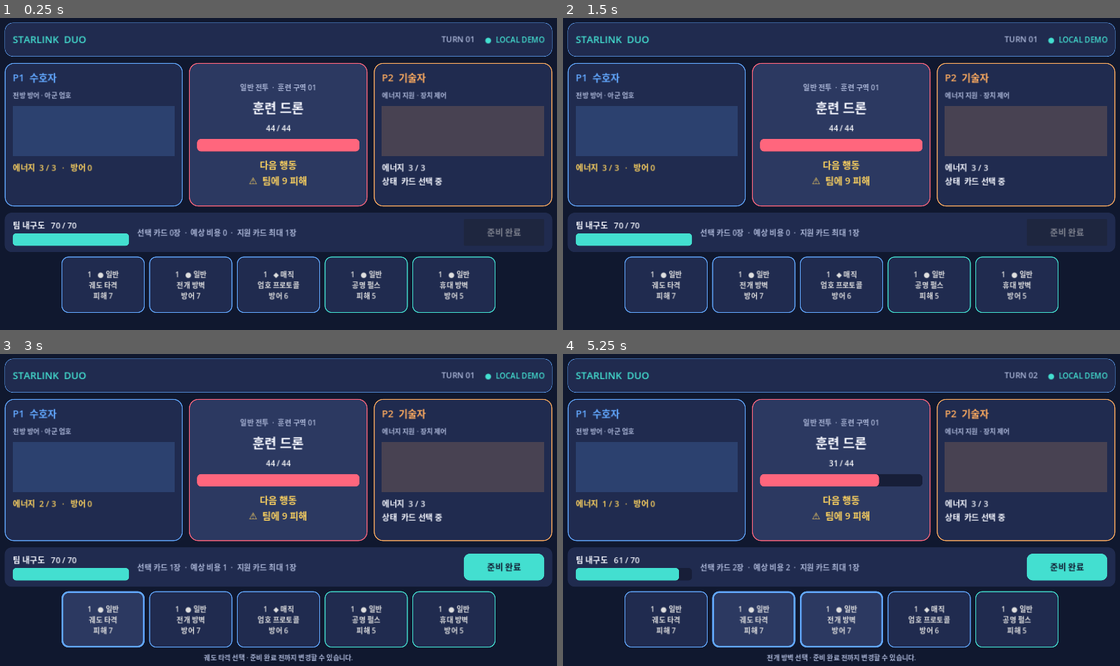
Above: before the commit, frames 1-4 (two rows, left to right).
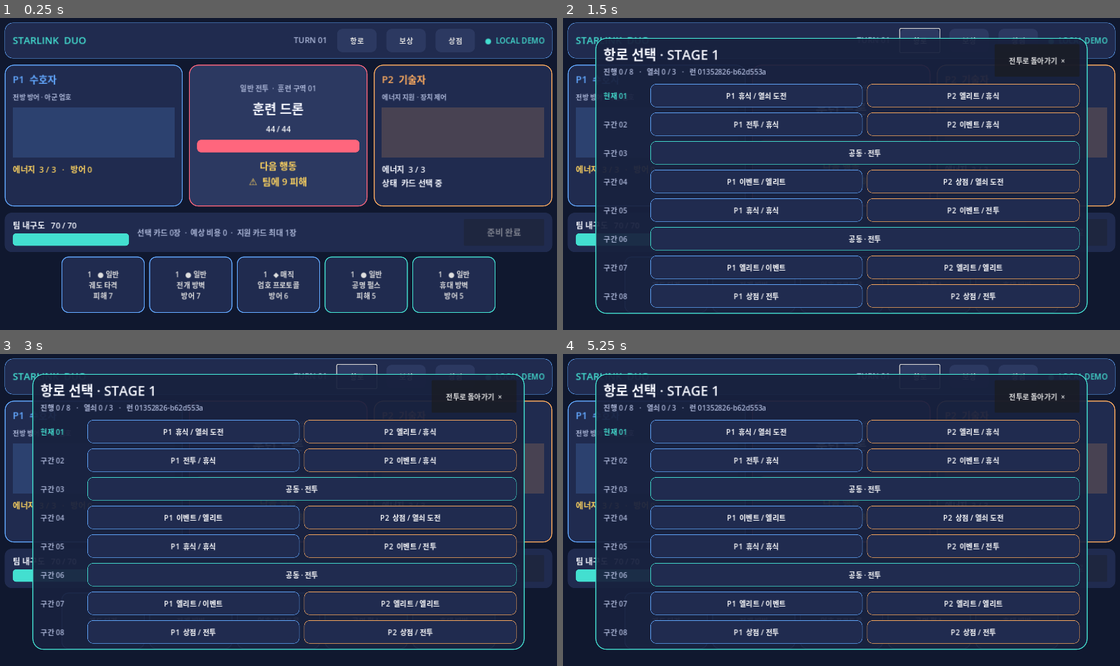
Above: after the commit, the same moments.

Repository: wjdals988/starlinkduo
Game: Godot game, scene res://src/ui/main.tscn
Two runs of this game, one before a commit and one after it. Both use one fixed random seed, a clock stepped at 60 frames per second and the inputs below.
Inputs (mouse positions are in pixels of both pictures, inside the frame that each line leads up to):
- Up to frame 1 (0.25 s): no input
- Up to frame 2 (1.5 s): click (919, 39) at 0.5 s, where only the run after the commit has a clickable "항로"; click (969, 39) at 1.25 s, where only the run after the commit has a clickable "보상"
- Up to frame 3 (3 s): click (456, 375) at 2 s, where only the run after the commit has a clickable "상점"; click "1 ● 일반 궤도 타격 피해 7" at 2.75 s
- Up to frame 4 (5.25 s): click (1064, 566) at 3.5 s, where only the run before the commit has a clickable "준비 완료"; click "1 ● 일반 궤도 타격 피해 7" at 4.25 s; click "1 ● 일반 전개 방벽 방어 7" at 5 s

The runs differ from the first frame. In frame 1, 4.7% of the frame differs, in the area x 0-100%, y 5-55%; in frame 2, 30%; in frame 3, 32%, in the area x 0-100%, y 3-99%; in frame 4, 32%.

Commit message:
feat: connect run map rewards and shop UI

Diff:
--- a/src/ui/main.gd
+++ b/src/ui/main.gd
@@ -14,6 +14,7 @@
 var engine: CombatEngine
 var state: CombatState
 var catalog: Dictionary
+var run_coordinator: RunCoordinator
 var selected_plays: Array[Dictionary] = []
 var selected_hand_indices: Array[int] = []
 var selected_energy: int = 0
@@ -28,9 +29,15 @@
 var ready_button: Button
 var turn_label: Label
 var log_label: Label
+var overlay: PanelContainer
+var overlay_title: Label
+var overlay_subtitle: Label
+var overlay_content: VBoxContainer
 
 func _ready() -> void:
 	catalog = DemoCardCatalog.build()
+	run_coordinator = RunCoordinator.new(catalog)
+	run_coordinator.resume_or_start(20260902)
 	engine = CombatEngine.new(catalog)
 	state = engine.create_demo_combat()
 	_build_interface()
@@ -58,6 +65,7 @@
 	root.add_child(_build_top_bar())
 	root.add_child(_build_battlefield())
 	root.add_child(_build_hand_section())
+	_build_overlay()
 
 func _build_top_bar() -> Control:
 	var panel := PanelContainer.new()
@@ -78,6 +86,15 @@
 	turn_label.add_theme_font_size_override("font_size", 18)
 	turn_label.add_theme_color_override("font_color", COLOR_MUTED)
 	row.add_child(turn_label)
+
+	for item in [["항로", _show_map], ["보상", _show_reward], ["상점", _show_shop]]:
+		var navigation := Button.new()
+		navigation.text = item[0]
+		navigation.custom_minimum_size = Vector2(88, 42)
+		navigation.add_theme_font_size_override("font_size", 16)
+		navigation.add_theme_stylebox_override("normal", _panel_style(COLOR_PANEL_SOFT, 12))
+		navigation.pressed.connect(item[1])
+		row.add_child(navigation)
 
 	var connection := Label.new()
 	connection.text = "●  LOCAL DEMO"
@@ -230,6 +247,137 @@
 	log_label.add_theme_color_override("font_color", COLOR_MUTED)
 	section.add_child(log_label)
 	return section
+
+func _build_overlay() -> void:
+	overlay = PanelContainer.new()
+	overlay.set_anchors_preset(Control.PRESET_FULL_RECT)
+	overlay.offset_left = 90
+	overlay.offset_top = 54
+	overlay.offset_right = -90
+	overlay.offset_bottom = -54
+	overlay.add_theme_stylebox_override("panel", _panel_style(Color("#18213eeF"), 24, COLOR_CYAN, 2))
+	overlay.visible = false
+	add_child(overlay)
+	var column := VBoxContainer.new()
+	column.add_theme_constant_override("separation", 16)
+	overlay.add_child(column)
+	var header := HBoxContainer.new()
+	column.add_child(header)
+	var titles := VBoxContainer.new()
+	titles.size_flags_horizontal = Control.SIZE_EXPAND_FILL
+	header.add_child(titles)
+	overlay_title = Label.new()
+	overlay_title.add_theme_font_size_override("font_size", 30)
+	overlay_title.add_theme_color_override("font_color", COLOR_TEXT)
+	titles.add_child(overlay_title)
+	overlay_subtitle = Label.new()
+	overlay_subtitle.add_theme_font_size_override("font_size", 16)
+	overlay_subtitle.add_theme_color_override("font_color", COLOR_MUTED)
+	titles.add_child(overlay_subtitle)
+	var close := Button.new()
+	close.text = "전투로 돌아가기  ×"
+	close.custom_minimum_size = Vector2(190, 48)
+	close.pressed.connect(func() -> void: overlay.hide())
+	header.add_child(close)
+	overlay_content = VBoxContainer.new()
+	overlay_content.size_flags_vertical = Control.SIZE_EXPAND_FILL
+	overlay_content.add_theme_constant_override("separation", 12)
+	column.add_child(overlay_content)
+
+func _clear_overlay() -> void:
+	for child in overlay_content.get_children():
+		child.queue_free()
+	overlay.show()
+
+func _show_map() -> void:
+	_clear_overlay()
+	var run := run_coordinator.run
+	overlay_title.text = "항로 선택 · STAGE %d" % run.stage
+	overlay_subtitle.text = "진행 %d / 8   ·   열쇠 %d / 3   ·   런 %s" % [run.step, run.keys.count(true), run.run_id]
+	var stage: Dictionary = run.map.stages[run.stage - 1]
+	for step_data in stage.steps:
+		var row := HBoxContainer.new()
+		row.add_theme_constant_override("separation", 10)
+		var marker := Label.new()
+		marker.custom_minimum_size.x = 95
+		marker.text = "%s %02d" % ["현재" if int(step_data.index) == run.step else "구간", int(step_data.index) + 1]
+		marker.add_theme_color_override("font_color", COLOR_CYAN if int(step_data.index) == run.step else COLOR_MUTED)
+		row.add_child(marker)
+		if step_data.kind == "common":
+			row.add_child(_route_chip("공동 · %s" % _node_label(step_data.options[0].type), COLOR_CYAN))
+		else:
+			for slot in 2:
+				var option_texts: Array[String] = []
+				for option in step_data.lanes[slot].options:
+					option_texts.append(_node_label(option.type))
+				row.add_child(_route_chip("P%d  %s" % [slot + 1, " / ".join(option_texts)], COLOR_BLUE if slot == 0 else COLOR_ORANGE))
+		overlay_content.add_child(row)
+
+func _show_reward() -> void:
+	_clear_overlay()
+	overlay_title.text = "전투 보상"
+	overlay_subtitle.text = "전용 카드 2장 + 공용 카드 1장 · 선택 즉시 덱과 체크포인트에 반영"
+	var row := HBoxContainer.new()
+	row.alignment = BoxContainer.ALIGNMENT_CENTER
+	row.add_theme_constant_override("separation", 18)
+	overlay_content.add_child(row)
+	for card_id in run_coordinator.current_card_reward(0):
+		var card: CardData = catalog[card_id]
+		var button := Button.new()
+		button.custom_minimum_size = Vector2(260, 220)
+		button.text = "%s\n\n%d 에너지\n%s\n\n%s" % [_rarity_label(card.rarity), card.energy_cost, card.display_name, _effect_summary(card)]
+		button.add_theme_font_size_override("font_size", 19)
+		button.add_theme_stylebox_override("normal", _panel_style(COLOR_PANEL, 18, _scope_color(card.owner_scope), 3))
+		button.pressed.connect(_claim_reward.bind(card_id))
+		row.add_child(button)
+
+func _claim_reward(card_id: StringName) -> void:
+	if run_coordinator.claim_card(0, card_id):
+		overlay_subtitle.text = "%s 획득 완료 · 현재 덱 %d장 · 자동 저장됨" % [catalog[card_id].display_name, run_coordinator.run.decks[0].size()]
+
+func _show_shop() -> void:
+	_clear_overlay()
+	var inventory := run_coordinator.current_shop(0)
+	overlay_title.text = "궤도 정거장 상점"
+	overlay_subtitle.text = "보유 크레딧 %d · 공용 카드는 희소성 때문에 10%% 할증" % run_coordinator.run.gold[0]
+	var row := HBoxContainer.new()
+	row.alignment = BoxContainer.ALIGNMENT_CENTER
+	row.add_theme_constant_override("separation", 10)
+	overlay_content.add_child(row)
+	for entry in inventory.cards:
+		var card: CardData = catalog[StringName(entry.card_id)]
+		var button := Button.new()
+		button.custom_minimum_size = Vector2(190, 190)
+		button.text = "%s\n%s\n%s\n\n%d C" % [_rarity_label(card.rarity), card.display_name, _effect_summary(card), entry.price]
+		button.disabled = run_coordinator.run.gold[0] < int(entry.price)
+		button.add_theme_font_size_override("font_size", 16)
+		button.add_theme_stylebox_override("normal", _panel_style(COLOR_PANEL, 16, _scope_color(card.owner_scope), 2))
+		button.pressed.connect(_buy_shop_card.bind(entry))
+		row.add_child(button)
+	var services := Label.new()
+	services.text = "유물 2종 · 소비 아이템 2종 · 카드 제거 %d C" % inventory.remove_card_cost
+	services.horizontal_alignment = HORIZONTAL_ALIGNMENT_CENTER
+	services.add_theme_font_size_override("font_size", 18)
+	services.add_theme_color_override("font_color", COLOR_MUTED)
+	overlay_content.add_child(services)
+
+func _buy_shop_card(entry: Dictionary) -> void:
+	if run_coordinator.buy_card(0, entry):
+		_show_shop()
+
+func _route_chip(text: String, accent: Color) -> PanelContainer:
+	var chip := PanelContainer.new()
+	chip.size_flags_horizontal = Control.SIZE_EXPAND_FILL
+	chip.add_theme_stylebox_override("panel", _panel_style(COLOR_PANEL, 12, accent, 1))
+	var label := Label.new()
+	label.text = text
+	label.horizontal_alignment = HORIZONTAL_ALIGNMENT_CENTER
+	label.add_theme_font_size_override("font_size", 16)
+	chip.add_child(label)
+	return chip
+
+func _node_label(type: String) -> String:
+	return {"combat": "전투", "event": "이벤트", "shop": "상점", "rest": "휴식", "elite": "엘리트", "key_challenge": "열쇠 도전"}.get(type, type)
 
 func _refresh() -> void:
 	turn_label.text = "TURN %02d" % state.turn
Binary file added: artifacts/emulator-5556-route-ui.png
Binary file added: artifacts/emulator-5556-run-ui.png
Not shown, changed: CHANGELOG.md
